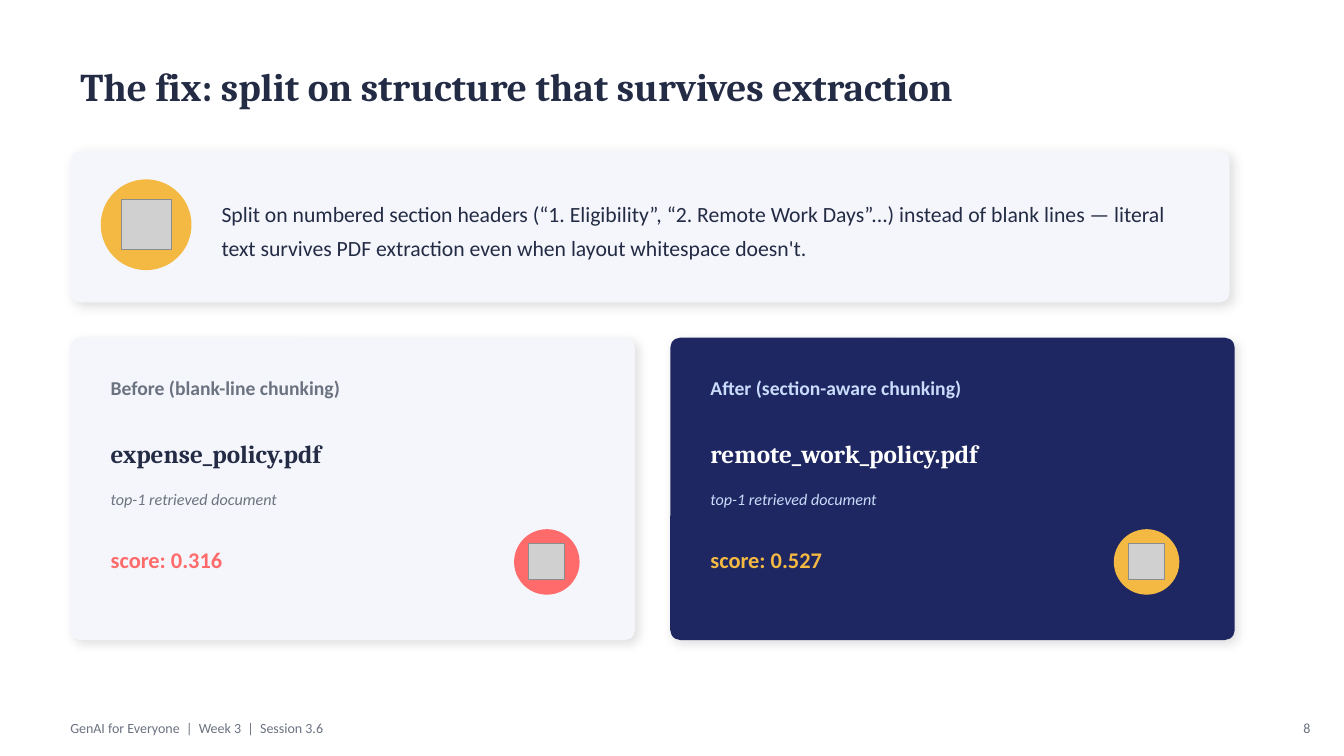
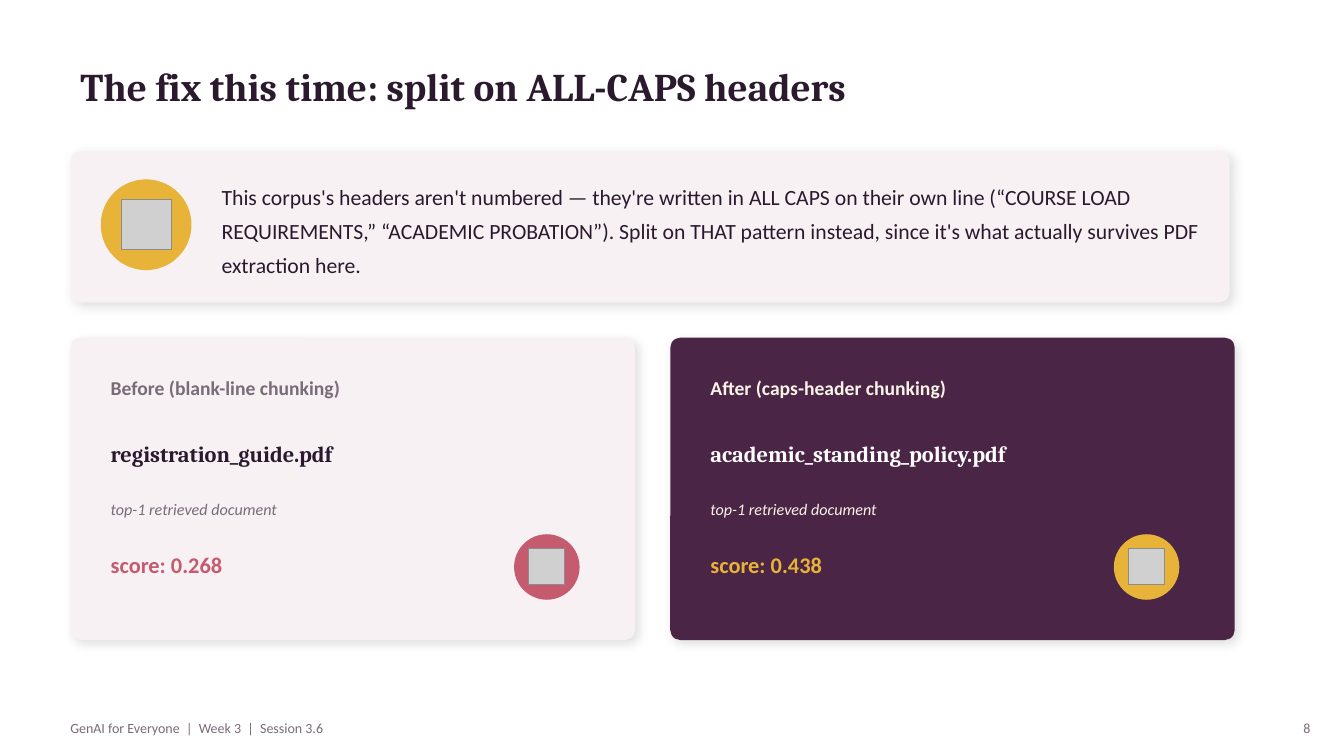
Before and after one commit to TechNaom/genai-for-everyone, a slide deck: slide 8 of slides/week-03/session-3.6.pptx. Drawn at 1344x756 pixels with LibreOffice and Linux fonts; fonts in the diff are those of the drawing; grey boxes stand for pictures. Boxes give left, top, right and bottom in pixels: in the first picture for what was removed or moved away, otherwise in the second. Text is boxed around its words. In the diff, an @@ line names an element or a change of style, - is before the commit and + after.

Commit message:
Rebuild Session 3.6 from scratch: campus Q&A bot, new corpus, new bug

```diff
--- a/slides/week-03/session-3.6.pptx
+++ b/slides/week-03/session-3.6.pptx
@@ text at [80, 73, 846, 110]: text changed; text colour #232B45 to #2B1A2E @@
-The fix: split on structure that survives extraction
+The fix this time: split on ALL-CAPS headers
@@ rounded rectangle at [71, 151, 1230, 302]: fill #F4F6FB to #F7F1F4 @@
@@ text at [222, 189, 1198, 273]: text changed; text colour #232B45 to #2B1A2E @@
-Split on numbered section headers (“1. Eligibility”, “2. Remote Work Days”...) instead of blank lines — literal text survives PDF extraction even when layout whitespace doesn't.
+This corpus's headers aren't numbered — they're written in ALL CAPS on their own line (“COURSE LOAD REQUIREMENTS,” “ACADEMIC PROBATION”). Split on THAT pattern instead, since it's what actually survives PDF extraction here.
@@ rounded rectangle at [71, 338, 635, 640]: fill #F4F6FB to #F7F1F4 @@
@@ rounded rectangle at [670, 338, 1235, 640]: fill #1E2761 to #4A2545 @@
@@ text at [710, 380, 946, 399]: text changed; text colour #CADCFC to #FBF3E7 @@
-After (section-aware chunking)
+After (caps-header chunking)
@@ text at [111, 446, 333, 467]: text changed; size 18 to 16 pt; text colour #232B45 to #2B1A2E @@
-expense_policy.pdf
+registration_guide.pdf
@@ text at [710, 446, 1005, 467]: text changed; size 18 to 16 pt @@
-remote_work_policy.pdf
+academic_standing_policy.pdf
@@ text colour #6B7280 to #7A6B78 in 3 elements at [111, 381, 340, 399], [70, 723, 323, 735], [111, 504, 277, 518] @@
@@ text "top-1 retrieved document": place and size @@
-text "top-1 retrieved document" at [111, 494, 277, 508]
+text "top-1 retrieved document" at [111, 504, 277, 518]
@@ text "top-1 retrieved document": place and size @@
-text "top-1 retrieved document" at [710, 494, 877, 508]
+text "top-1 retrieved document" at [710, 504, 877, 518]
@@ text "top-1 retrieved document" at [710, 504, 877, 518]: text colour #CADCFC to #FBF3E7 @@
@@ ellipse at [514, 534, 580, 600]: fill #FF6B6B to #C45B6E @@
@@ 2 pictures, 2 ellipses: place and size @@
-2 pictures, 2 ellipses at [514, 529, 1180, 595]
+2 pictures, 2 ellipses at [514, 534, 1180, 600]
@@ ellipse at [1114, 534, 1180, 600]: fill #F4B942 to #E8B339 @@
@@ text at [111, 557, 222, 573]: text changed; text colour #FF6B6B to #C45B6E @@
-score: 0.316
+score: 0.268
@@ text at [710, 557, 822, 573]: text changed; text colour #F4B942 to #E8B339 @@
-score: 0.527
+score: 0.438
```
Also in this commit, not shown: 7 other slides changed, 2 slides added, 2 slides removed, 10 other files.
